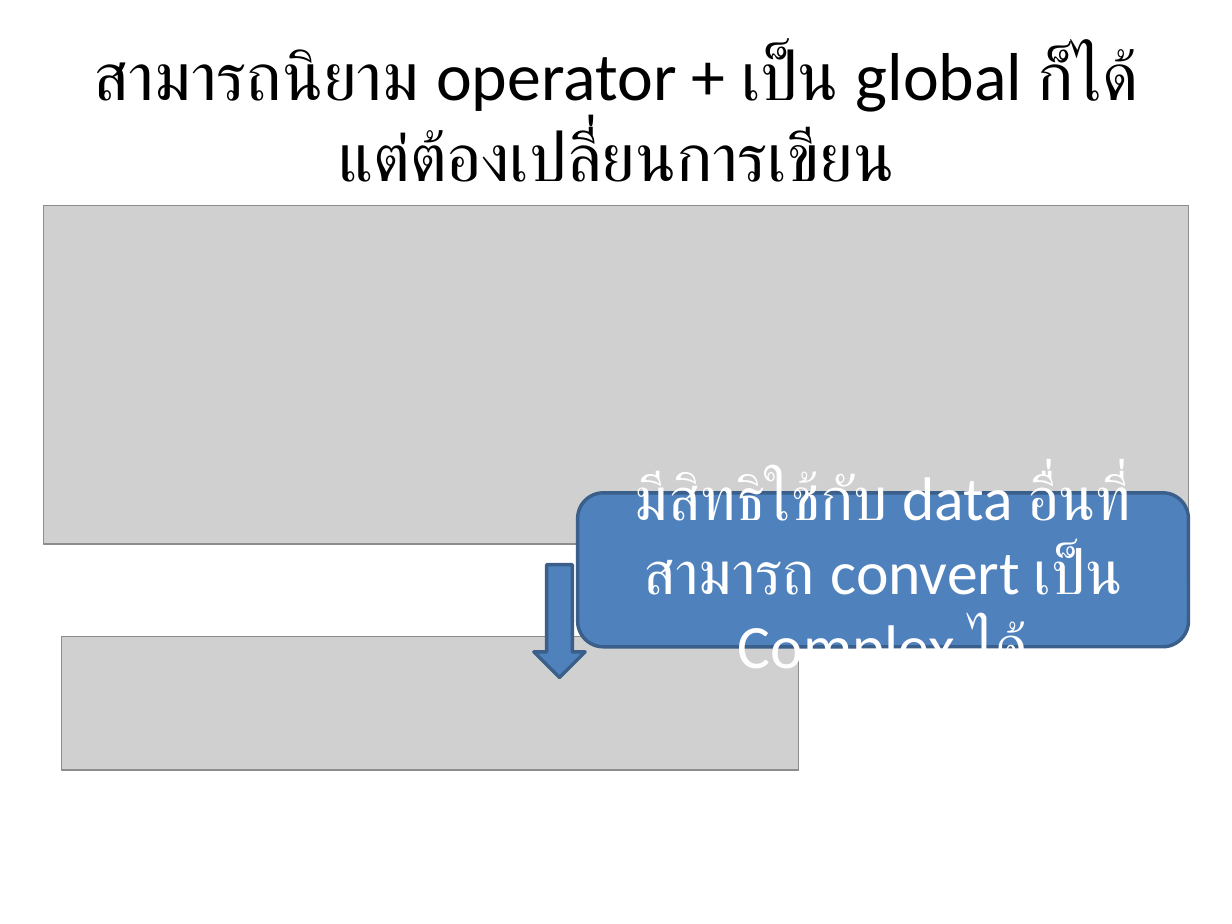
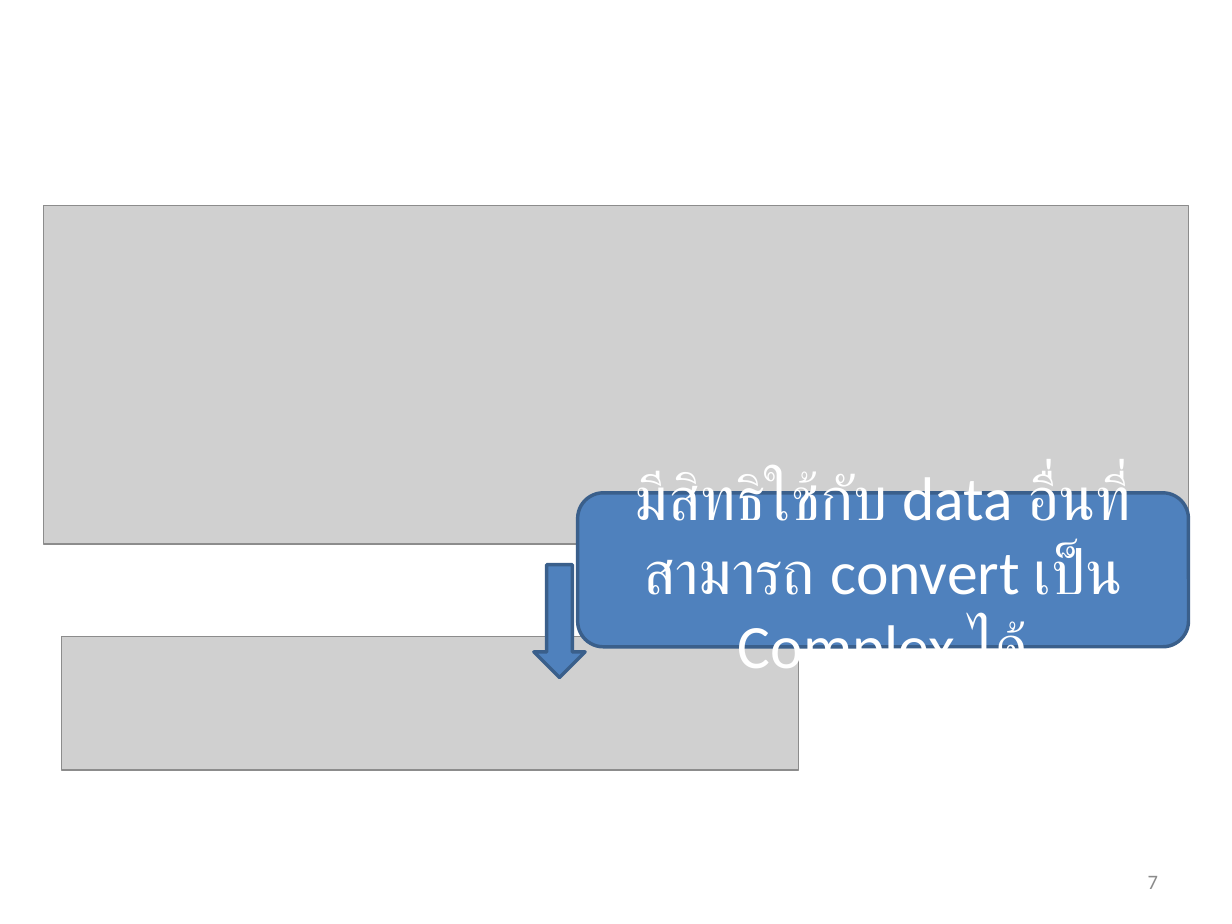
Before and after one commit to ajarntoe/DataStructCP_AjToe_Lecture, a slide deck: slide 7 of 08-customSOrt-OperatorOverloading/Overloading.pptx (slide 5 before the commit). Drawn at 1232x924 pixels with LibreOffice and Linux fonts; fonts in the diff are those of the drawing; grey boxes stand for pictures. Boxes give left, top, right and bottom in pixels: in the first picture for what was removed or moved away, otherwise in the second. Text is boxed around its words. In the diff, an @@ line names an element or a change of style, - is before the commit and + after.

```diff
--- a/08-customSOrt-OperatorOverloading/Overloading.pptx
+++ b/08-customSOrt-OperatorOverloading/Overloading.pptx
@@ title removed at [93, 47, 1139, 182] @@
-สามารถนิยาม operator + เป็น global ก็ได้ แต่ต้องเปลี่ยนการเขียน
@@ page number added at [1148, 876, 1158, 889], 12 pt, text #8C8C8C @@
+7
```
Also in this commit, not shown: 12 other slides changed, 3 slides added, 1 slide removed, 18 other files.
